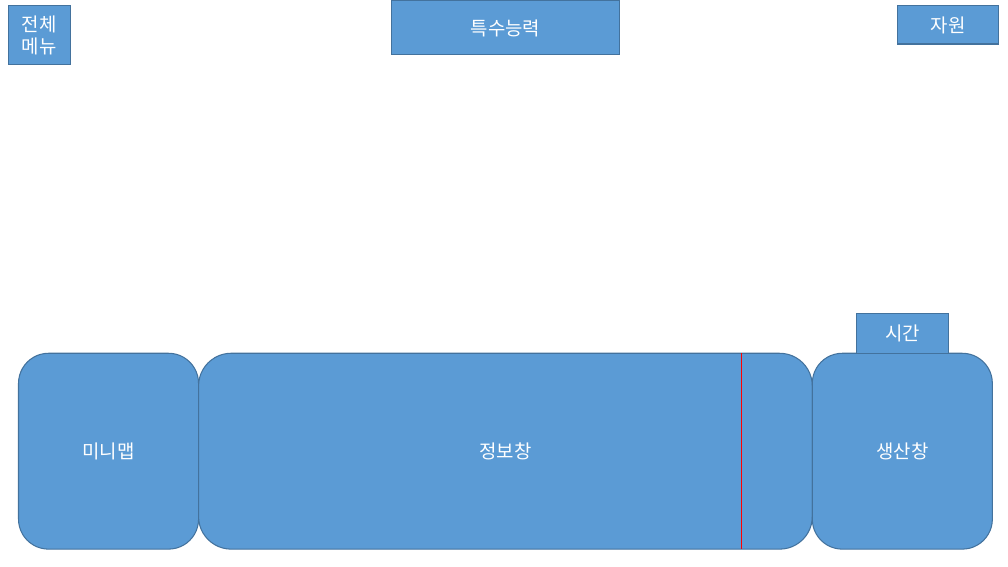
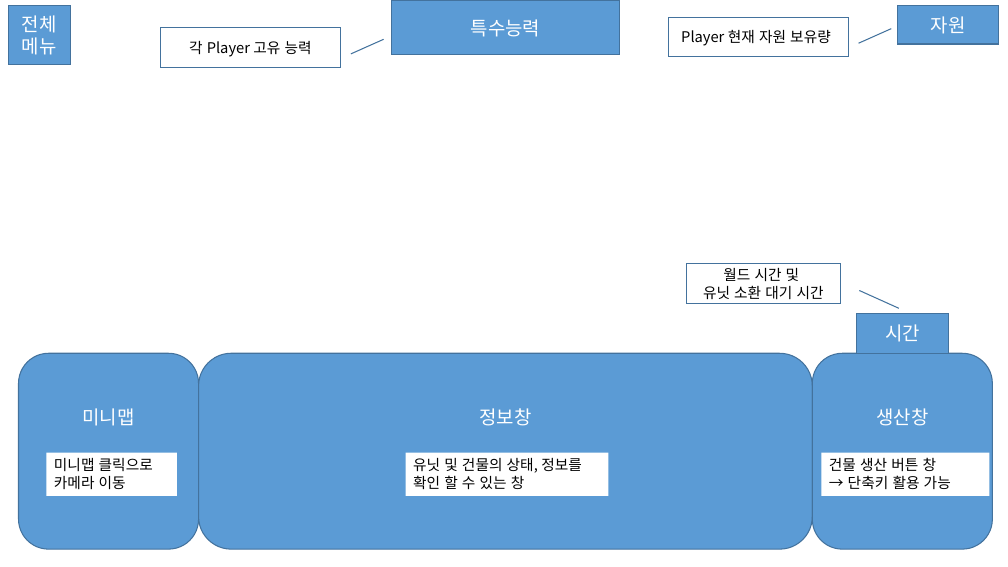
Before and after one commit to simplex3510/GeoStrike, a slide deck: slide 3 of GeoStrike프레젠테이션1.pptx. Drawn at 1008x567 pixels with LibreOffice and Linux fonts; fonts in the diff are those of the drawing. Boxes give left, top, right and bottom in pixels: in the first picture for what was removed or moved away, otherwise in the second. Text is boxed around its words. In the diff, an @@ line names an element or a change of style, - is before the commit and + after.

```diff
--- a/GeoStrike프레젠테이션1.pptx
+++ b/GeoStrike프레젠테이션1.pptx
@@ border callout added at <box>160,28,340,68</box>, fill #FFFFFF, outline #43739E 1 pt, 14 pt, text #000000 @@
+각 Player 고유 능력
@@ border callout added at <box>668,17,848,57</box>, fill #FFFFFF, outline #43739E 1 pt, 14 pt, text #000000 @@
+Player 현재 자원 보유량
@@ border callout added at <box>687,264,841,304</box>, fill #FFFFFF, outline #43739E 1 pt, 14 pt, text #000000 @@
+월드 시간 및
+유닛 소환 대기 시간
@@ line removed from (742, 549) to (742, 353) @@
@@ rectangle added at <box>47,453,177,496</box>, fill #FFFFFF, 14 pt, text #000000 @@
+미니맵 클릭으로 카메라 이동
@@ rectangle added at <box>406,453,609,496</box>, fill #FFFFFF, 14 pt, text #000000 @@
+유닛 및 건물의 상태, 정보를
+확인 할 수 있는 창
@@ rectangle added at <box>822,453,990,496</box>, fill #FFFFFF, 14 pt, text #000000 @@
+건물 생산 버튼 창
+→ 단축키 활용 가능
```
Also in this commit, not shown: 1 other slide changed, 1 other file.
